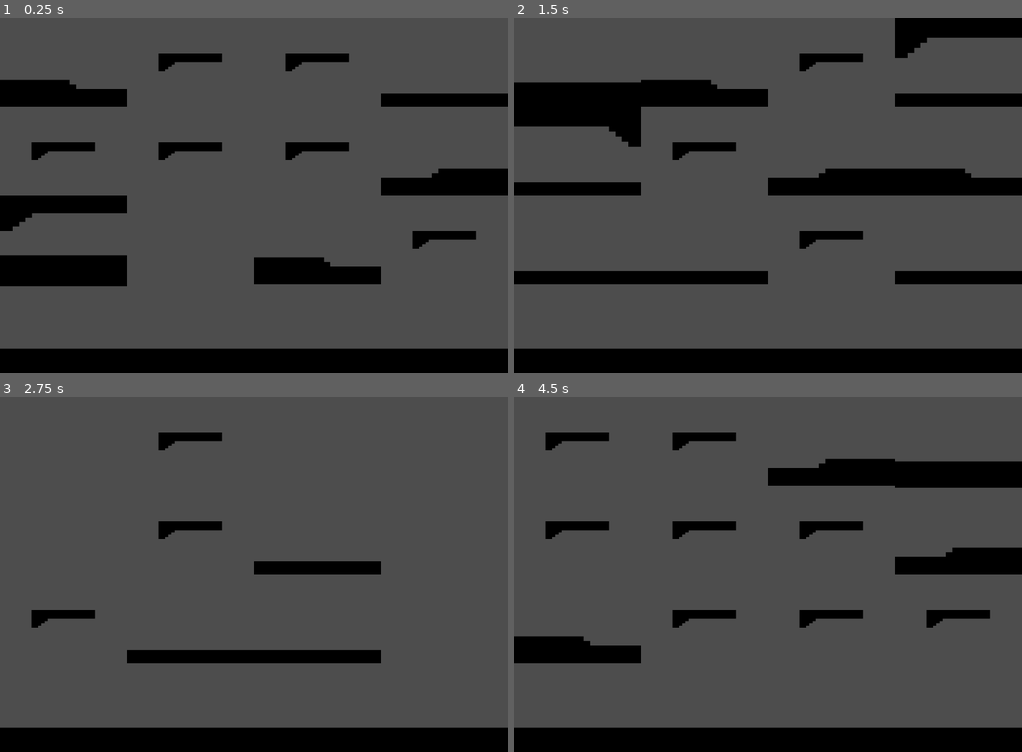
Above: before the commit, frames 1-4 (two rows, left to right).
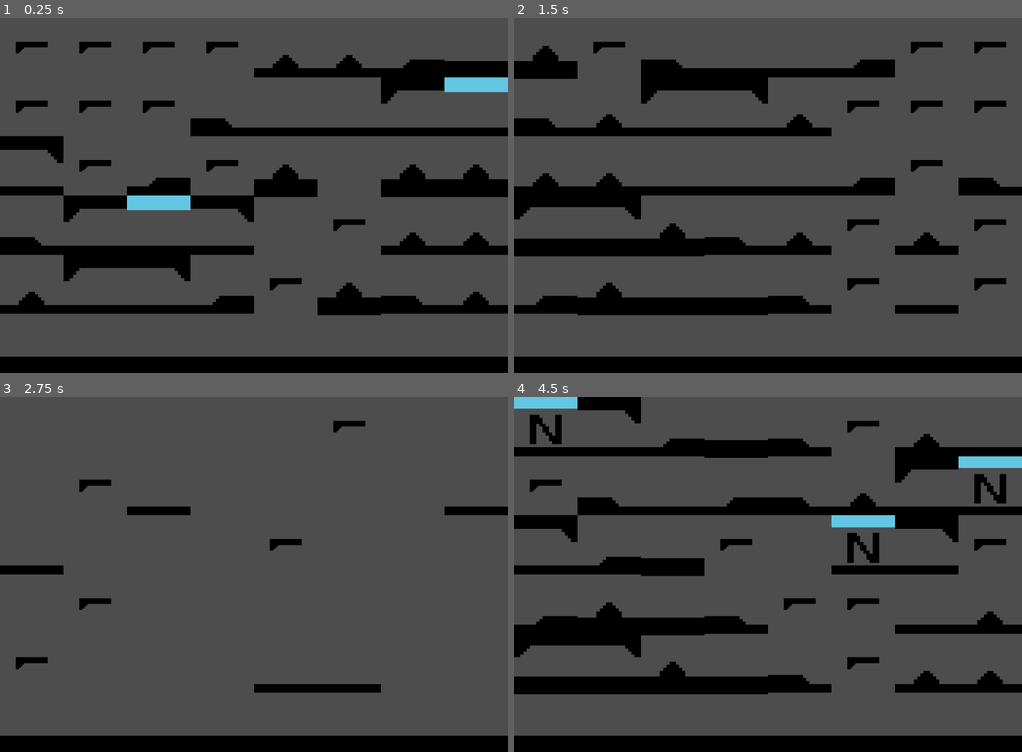
Above: after the commit, the same moments.

Repository: Deiuca/WaveFunctionCollapse
Game: Godot game, scene res://progetto.tscn
The game is run twice, just before and just after one commit, with the same random seed, the same clock (stepped at 60 frames per second) and the same inputs.
Inputs:
- Up to frame 1 (0.25 s): no input
- Up to frame 2 (1.5 s): tap Enter at 0.5 s; hold R 0.53-1.28 s; tap R at 1.35 s
- Up to frame 3 (2.75 s): tap Space at 2 s; hold R from 2.03 s (still down)
- Up to frame 4 (4.5 s): release R at 2.78 s; tap R at 2.85, 4.35 s; tap Enter at 3.5 s; hold R 3.53-4.28 s

The runs differ from the first frame. In frame 1, 27% of the frame differs, in the area x 0-100%, y 6-96%; in frame 2, 29%; in frame 3, 8.7%; in frame 4, 30%, in the area x 0-100%, y 0-96%.

Commit message:
Aggiunti alcuni prefab x Compatibilità

Diff:
--- a/Generatore_livello.gd
+++ b/Generatore_livello.gd
@@ -21,7 +21,7 @@
 	self.randomGenerator.set_seed(self.generator_seed)
 
 	#DEBUG
-	print(generator_seed)
+	print("Random Seed: " + str(generator_seed))
 
 	#Recupera PreFab
 	self.tipi_celle = $Prefab_Utilizzati.get_children()
@@ -82,36 +82,35 @@
 		self.celle[randIndx].set_prefab($Prefab_Utilizzati/Pavimento)
 
 	for i in range(self.height-1):
-		var randIndx = randomGenerator.randi_range(0,self.width-1)
-		self.celle[((i*self.height)+randIndx)].set_prefab($Prefab_Utilizzati/Aria_pavimento, true)
+		var randIndx = (i*self.width)+randomGenerator.randi_range(0,self.width-1)
+		print(randIndx)
+		if randi() % 2 == 0:
+			self.celle[randIndx].set_prefab($Prefab_Utilizzati/Aria_pavimento, true)
+		else:
+			self.celle[randIndx].set_prefab($Prefab_Utilizzati/Aria2, true)
 
 	#Collassa Pavimento
 	for e in range((self.width*self.height)-self.width, (self.width*self.height)):
 		self.celle[e].set_prefab($Prefab_Utilizzati/Pavimento_Alto, true)
 
-
 # Called every frame. 'delta' is the elapsed time since the previous frame.
 var counter = 0
-var iterazioni = 1
+var iterazioni = 2
 func _process(delta):
 	if self.counter < self.iterazioni:
 		for c in self.celle:
-			if c.name == "@Node2D@11":
-				pass
 			var pref = seleziona_preFab(c)
 			if pref.size() > 0:
 				var rand = pref[self.randomGenerator.randi_range(0, pref.size()-1)]
 				c.set_prefab(rand)
 		self.counter += 1
 
-#TODOFIX
 func seleziona_preFab(cella : Cella):
 	if not cella.fisso:
 		var compatibilita = cella.compatibilita()
 		var compatibili = []
 		for pref in self.tipi_celle:
 			var eGiusto = true
-			var test = pref.bordi.duplicate() #TODO rimuovi
 			for i in range(pref.bordi.size()):
 				if compatibilita[i] != "" and pref.bordi[i] != "":
 					eGiusto = eGiusto && (compara_str_by_caratteri(pref.bordi[i], compatibilita[i]))
--- /dev/null
+++ b/PreFabbricati/pavimento_alto_ostacolo.tscn
@@ -0,0 +1,10 @@
+[gd_scene load_steps=3 format=3 uid="uid://cf3rox15w5n6m"]
+
+[ext_resource type="PackedScene" uid="uid://bsjkpkwjkjmo5" path="res://PreFabbricati/prefab_pavimento_alto.tscn" id="1_farct"]
+[ext_resource type="Texture2D" uid="uid://t2w8x5cj1q2g" path="res://Textures/Ostacolo.png" id="2_pgu5o"]
+
+[node name="Pavimento_Alto_Ostacolo" instance=ExtResource("1_farct")]
+
+[node name="Sprite2D" type="Sprite2D" parent="." index="1"]
+position = Vector2(10, 12)
+texture = ExtResource("2_pgu5o")
--- /dev/null
+++ b/PreFabbricati/pavimento_ostacolo.tscn
@@ -0,0 +1,10 @@
+[gd_scene load_steps=3 format=3 uid="uid://cyiw0y2r1xbqd"]
+
+[ext_resource type="PackedScene" uid="uid://dbvlm1lpwqqrm" path="res://PreFabbricati/prefab_pavimento.tscn" id="1_s8esg"]
+[ext_resource type="Texture2D" uid="uid://t2w8x5cj1q2g" path="res://Textures/Ostacolo.png" id="2_rc6qu"]
+
+[node name="Pavimento_Ostacolo" instance=ExtResource("1_s8esg")]
+
+[node name="Ostacolo" type="Sprite2D" parent="." index="1"]
+position = Vector2(10, 15)
+texture = ExtResource("2_rc6qu")
--- a/PreFabbricati/prefab_room_alta.tscn
+++ b/PreFabbricati/prefab_room_alta.tscn
@@ -9,7 +9,7 @@
 pavimento = NodePath("Componente2")
 
 [node name="Componente" parent="." index="0" instance=ExtResource("2_yns6h")]
-position = Vector2(10, 15)
+position = Vector2(10, 16)
 
 [node name="Componente2" parent="." index="1" instance=ExtResource("3_62c3u")]
 position = Vector2(10, 2)
--- a/PreFabbricati/prefab_room_alta_entrace_Sx.tscn
+++ b/PreFabbricati/prefab_room_alta_entrace_Sx.tscn
@@ -13,5 +13,5 @@
 bordi = ["", "", "S", ""]
 
 [node name="Componente2" parent="." index="1" instance=ExtResource("3_qg41s")]
-position = Vector2(10, 15.25)
-scale = Vector2(1, 1.16667)
+position = Vector2(10, 16)
+scale = Vector2(1, 1)
--- /dev/null
+++ b/PreFabbricati/room_nemico.tscn
@@ -0,0 +1,14 @@
+[gd_scene load_steps=3 format=3 uid="uid://clhe8e8ffqk2"]
+
+[ext_resource type="PackedScene" uid="uid://dnba4lwdm57b7" path="res://PreFabbricati/prefab_room.tscn" id="1_61d3t"]
+[ext_resource type="Texture2D" uid="uid://m4go4dtt23v3" path="res://Textures/Nemico.png" id="2_yb0b1"]
+
+[node name="Room_Nemico" instance=ExtResource("1_61d3t")]
+
+[node name="Componente" parent="." index="0"]
+position = Vector2(10, 2)
+scale = Vector2(1, 1.33333)
+
+[node name="Sprite2D" type="Sprite2D" parent="." index="2"]
+position = Vector2(10, 11)
+texture = ExtResource("2_yb0b1")
--- /dev/null
+++ b/Scripts/PreFabBuilder.gd
@@ -0,0 +1 @@
+extends Node
--- a/generatore_livello.tscn
+++ b/generatore_livello.tscn
@@ -10,6 +10,9 @@
 [ext_resource type="PackedScene" uid="uid://177vvk4l2srr" path="res://PreFabbricati/prefab_room_alta.tscn" id="7_bwj21"]
 [ext_resource type="PackedScene" uid="uid://7sr5c5e3hvgg" path="res://PreFabbricati/prefab_room_alta_entrace_Sx.tscn" id="8_m0idp"]
 [ext_resource type="PackedScene" uid="uid://c3selnh86cp87" path="res://PreFabbricati/prefab_room_entrace.tscn" id="10_k24av"]
+[ext_resource type="PackedScene" uid="uid://cf3rox15w5n6m" path="res://PreFabbricati/pavimento_alto_ostacolo.tscn" id="11_e18ia"]
+[ext_resource type="PackedScene" uid="uid://cyiw0y2r1xbqd" path="res://PreFabbricati/pavimento_ostacolo.tscn" id="12_xe1qp"]
+[ext_resource type="PackedScene" uid="uid://clhe8e8ffqk2" path="res://PreFabbricati/room_nemico.tscn" id="13_f6ta3"]
 
 [node name="Generatore Livello" type="Node2D"]
 script = ExtResource("1_mrvbu")
@@ -38,3 +41,11 @@
 [node name="Room_Alta_Entrace" parent="Prefab_Utilizzati" instance=ExtResource("8_m0idp")]
 
 [node name="Room_Entrace" parent="Prefab_Utilizzati" instance=ExtResource("10_k24av")]
+
+[node name="Pavimento_Alto_Ostacolo" parent="Prefab_Utilizzati" instance=ExtResource("11_e18ia")]
+position = Vector2(11.3928, 13.2712)
+
+[node name="Pavimento_Ostacolo" parent="Prefab_Utilizzati" instance=ExtResource("12_xe1qp")]
+position = Vector2(11.3928, 13.2712)
+
+[node name="Room_Nemico" parent="Prefab_Utilizzati" instance=ExtResource("13_f6ta3")]
--- a/progetto.tscn
+++ b/progetto.tscn
@@ -8,6 +8,6 @@
 
 [node name="Generatore Livello" parent="." instance=ExtResource("1_sds8f")]
 position = Vector2(2.08165e-12, 2.08165e-12)
-width = 4
-height = 4
+width = 8
+height = 6
 generator_seed = 1237
Binary file changed: Textures/Components/HiToLoPavimento.png
Binary file changed: Textures/Components/LoToHiPavimento.png
Binary file added: Textures/Nemico.png
Not shown, added: Textures/Nemico.png.import
Binary file added: Textures/Ostacolo.png
Not shown, added: Textures/Ostacolo.png.import
Not shown: 1 places in generatore_livello.tscn that only renumber resources
Not shown, changed: .DS_Store
Not shown, changed: Textures/.DS_Store
